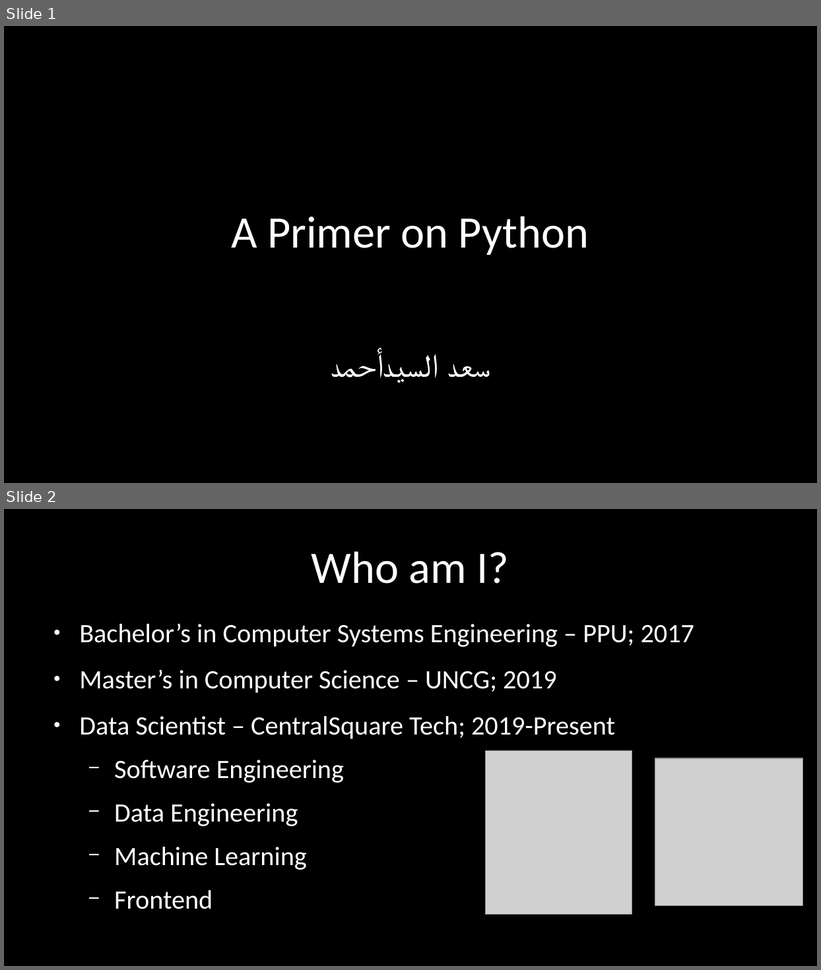
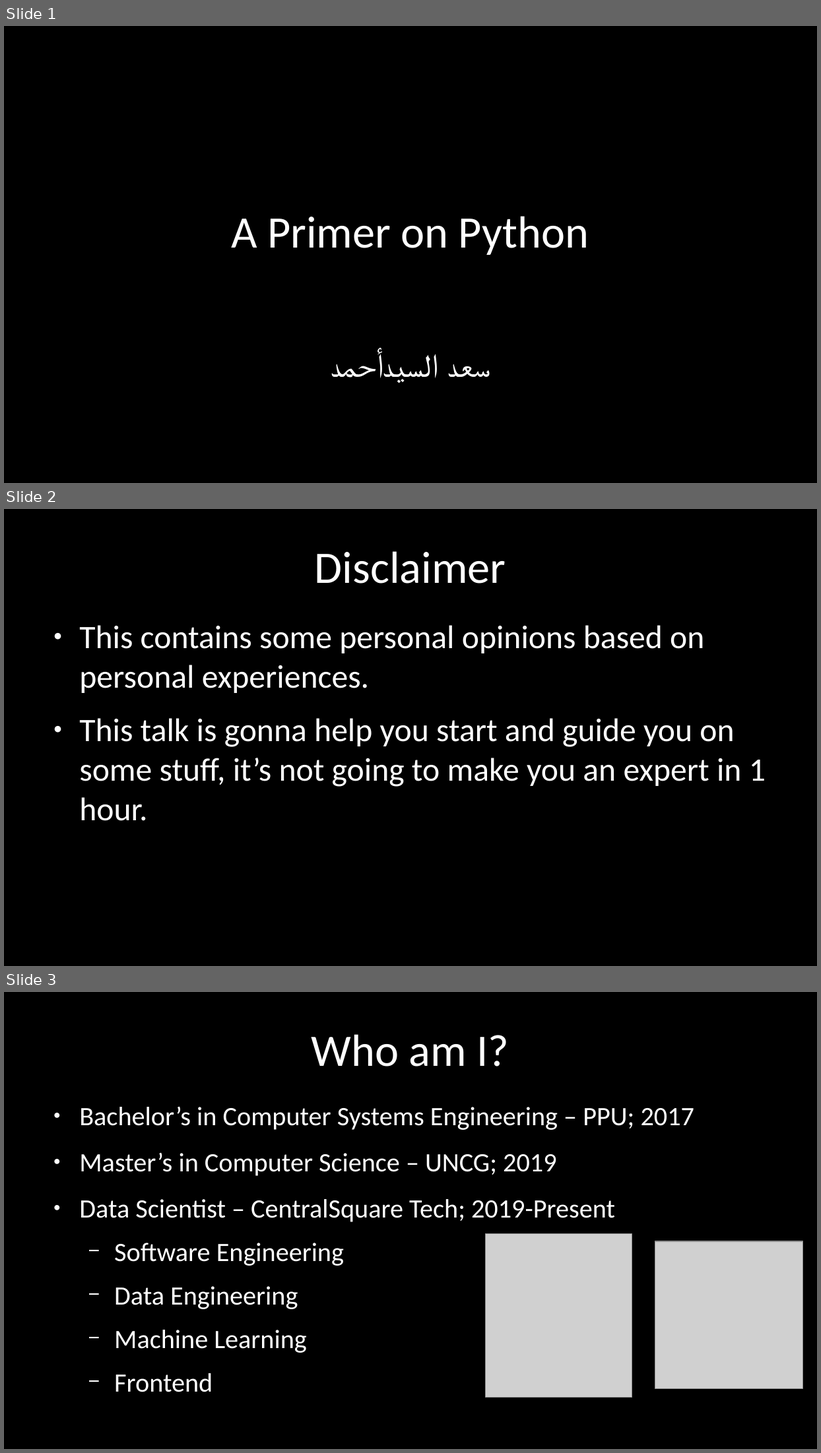
Before and after one commit to saedx1/talks, a slide deck: 02_python_intro/slides.odp. Shown one above the other, each under a label of ours: slides 1 and 2 before the commit, slides 1, 2 and 3 after it. The pictures are 821x970 and 821x1453 pixels, drawn with LibreOffice and Linux fonts; fonts in the diff are those of the drawing; grey boxes stand for pictures. Boxes give left, top, right and bottom in pixels: in the first picture for what was removed or moved away, otherwise in the second. Text is boxed around its words. In the diff, an @@ line names an element or a change of style, - is before the commit and + after.

```diff
--- a/02_python_intro/slides.odp
+++ b/02_python_intro/slides.odp
@@ slide 2 added at [4,509,817,966], background #000000 @@
@@ title added at [315,551,506,584], 44 pt, text #FFFFFF @@
+Disclaimer
@@ text added at [79,625,766,821], 32 pt, text #FFFFFF @@
+● This contains some personal opinions based on personal experiences.
+● This talk is gonna help you start and guide you on some stuff, it’s not going to make you an expert in 1 hour.
@@ what was slide 2 is now slide 3 @@
```
Also in this commit, not shown: 2 other slides added, 1 slide removed, 1 other file.
